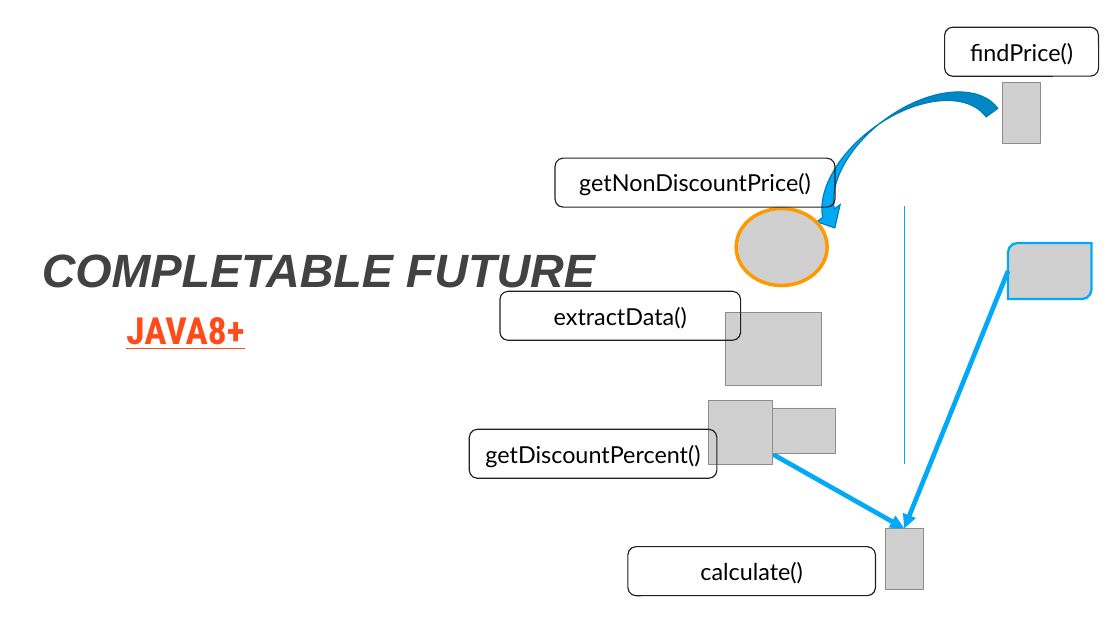
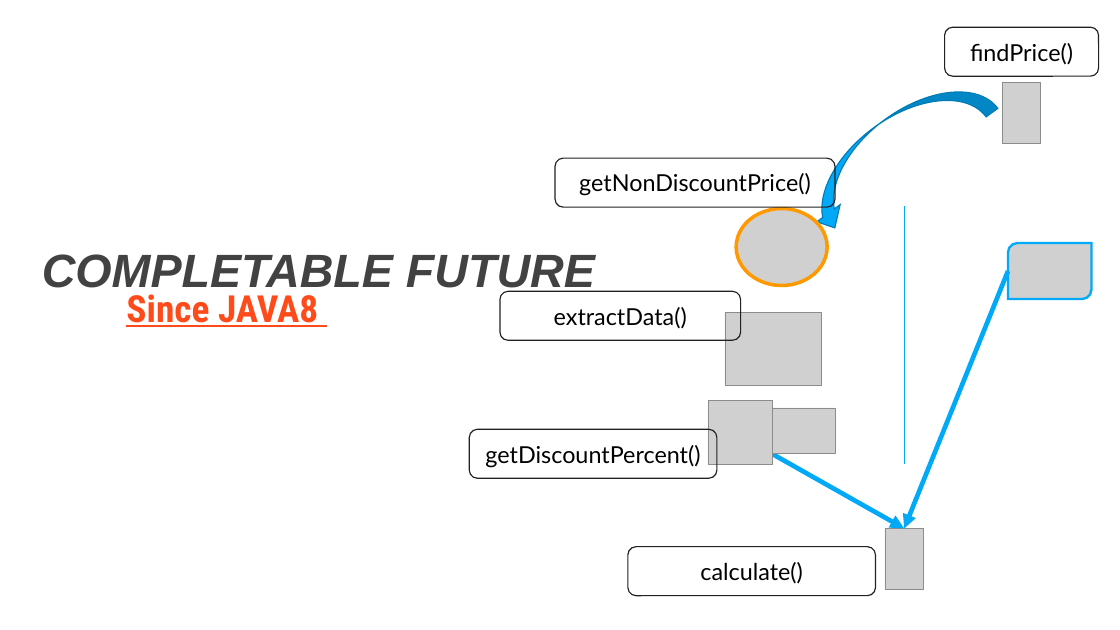
Before and after one commit to DevDay2019-AxonActive/DevDay2019---Advanced-Java, a slide deck: slide 9 of presentations/java_future.pptx. Drawn at 1120x630 pixels with LibreOffice and Linux fonts; fonts in the diff are those of the drawing; grey boxes stand for pictures; background and template pictures are left out. Boxes give left, top, right and bottom in pixels: in the first picture for what was removed or moved away, otherwise in the second. Text is boxed around its words. In the diff, an @@ line names an element or a change of style, - is before the commit and + after.

```diff
--- a/presentations/java_future.pptx
+++ b/presentations/java_future.pptx
@@ text at box(126, 294, 318, 327): text changed @@
-JAVA8+
+Since JAVA8
```
Also in this commit, not shown: 14 other slides changed.
